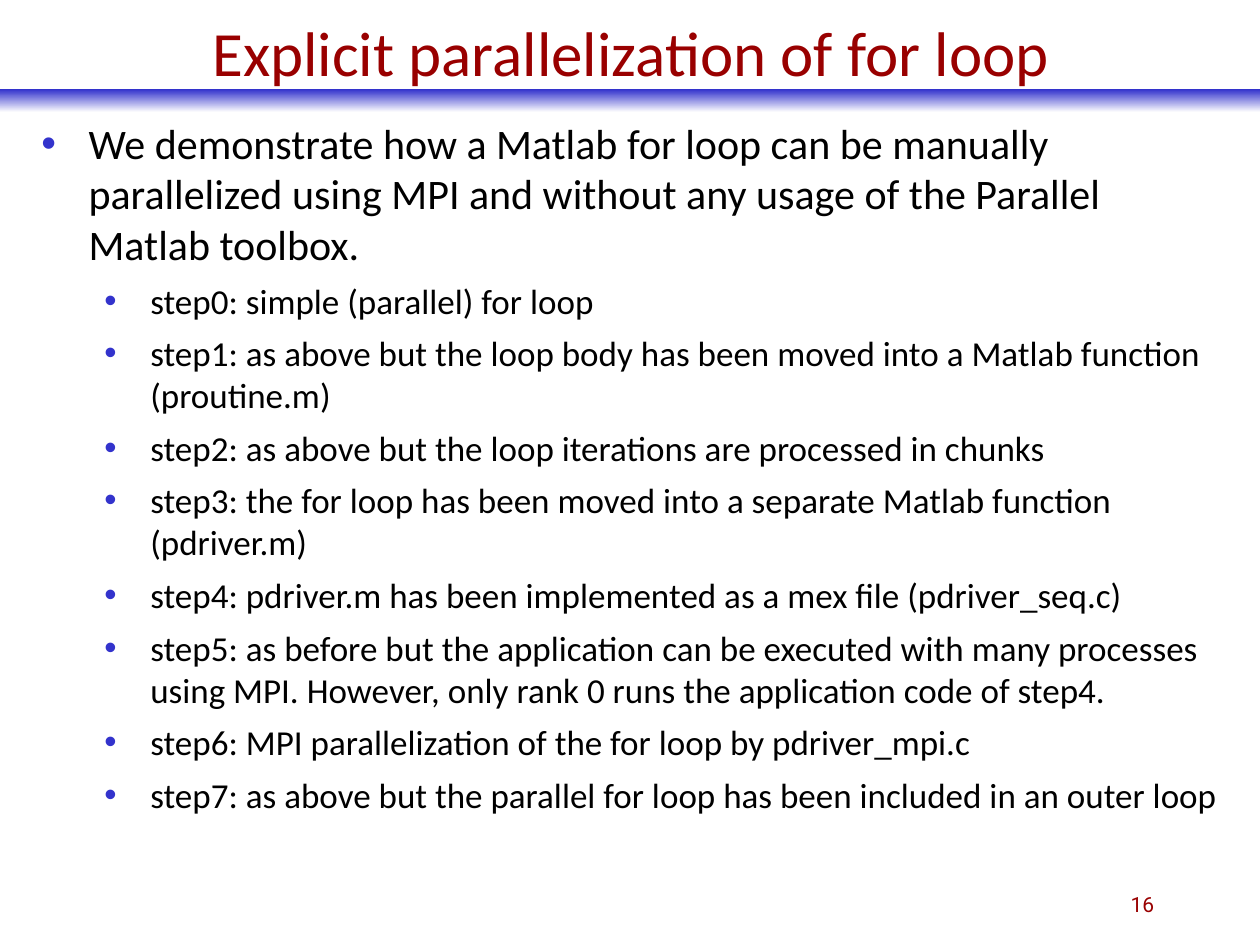
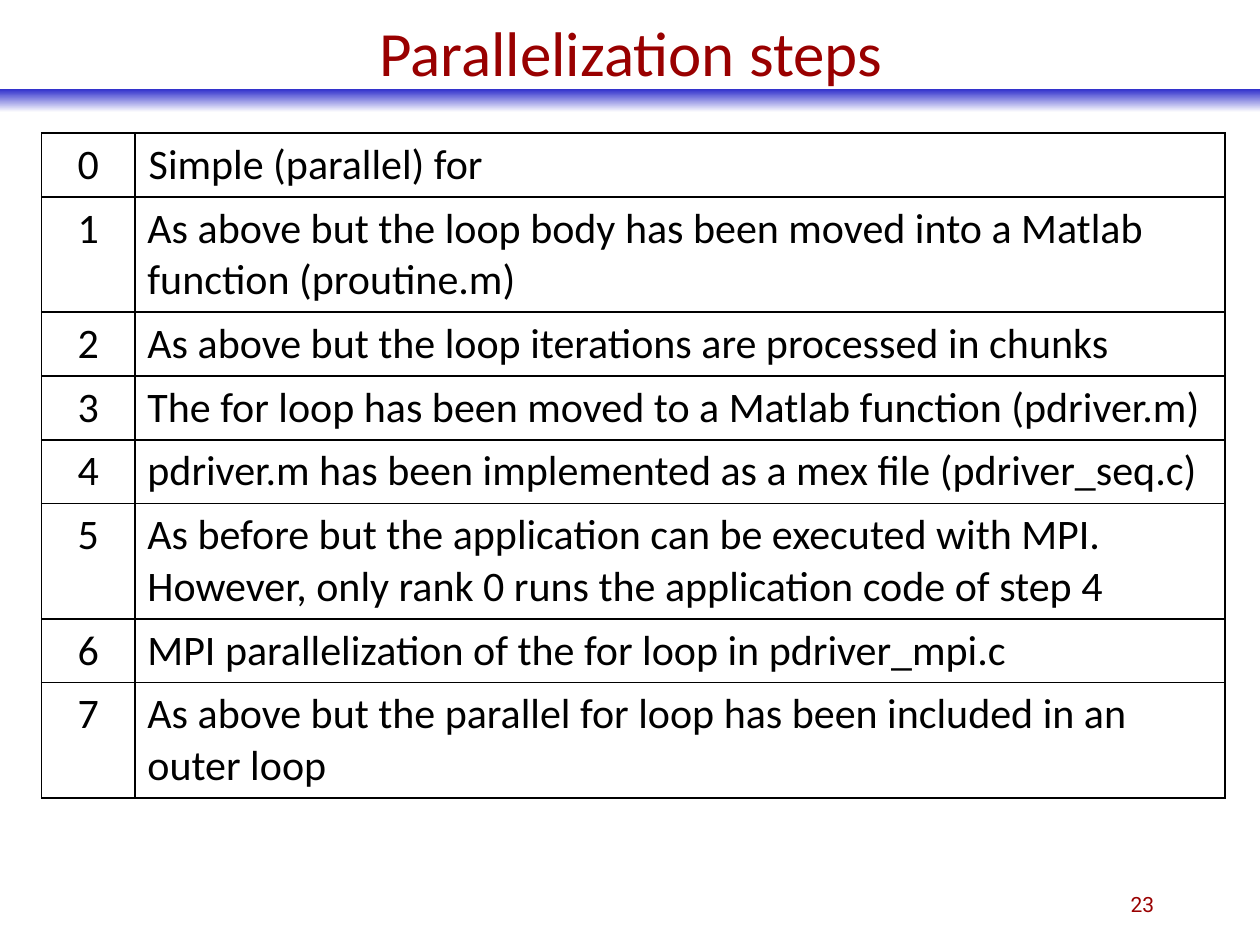
Before and after one commit to phadjido/matlab_compiler, a slide deck: slide 23 of ppt/EY.MatlabCompiler.pptx (slide 16 before the commit). Drawn at 1260x945 pixels with LibreOffice and Linux fonts; fonts in the diff are those of the drawing. Boxes give left, top, right and bottom in pixels: in the first picture for what was removed or moved away, otherwise in the second. Text is boxed around its words. In the diff, an @@ line names an element or a change of style, - is before the commit and + after.

Commit message:
updated pptx

```diff
--- a/ppt/EY.MatlabCompiler.pptx
+++ b/ppt/EY.MatlabCompiler.pptx
@@ title at (x1=379, y1=32, x2=882, y2=91): text changed @@
-Explicit parallelization of for loop
+Parallelization steps
@@ table added at (x1=42, y1=134, x2=1225, y2=791), 8 rows, 2 columns @@
+0 | Simple (parallel) for
+1 | As above but the loop body has been moved into a Matlab function (proutine.m)
+2 | As above but the loop iterations are processed in chunks
+3 | The for loop has been moved to a Matlab function (pdriver.m)
+4 | pdriver.m has been implemented as a mex file (pdriver_seq.c)
+5 | As before but the application can be executed with MPI. However, only rank 0 runs the application code of step 4
+6 | MPI parallelization of the for loop in pdriver_mpi.c
+7 | As above but the parallel for loop has been included in an outer loop
@@ text removed at (x1=89, y1=129, x2=1216, y2=814) @@
-• We demonstrate how a Matlab for loop can be manually parallelized using MPI and without any usage of the Parallel Matlab toolbox.
-  • step0: simple (parallel) for loop
-  • step1: as above but the loop body has been moved into a Matlab function (proutine.m)
-  • step2: as above but the loop iterations are processed in chunks
-  • step3: the for loop has been moved into a separate Matlab function (pdriver.m)
-  • step4: pdriver.m has been implemented as a mex file (pdriver_seq.c)
-  • step5: as before but the application can be executed with many processes using MPI. However, only rank 0 runs the application code of step4.
-  • step6: MPI parallelization of the for loop by pdriver_mpi.c
-  • step7: as above but the parallel for loop has been included in an outer loop
@@ page number at (x1=1131, y1=897, x2=1155, y2=913): text changed @@
-16
+23
```
Also in this commit, not shown: 1 other slide changed, 14 slides added, 1 other file.
